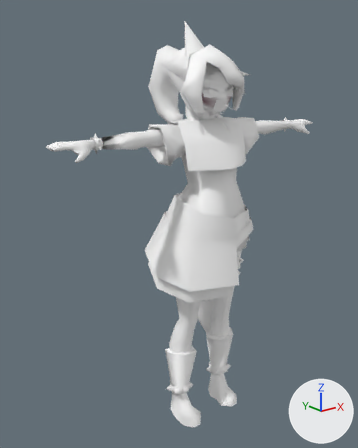
The glTF model resources/models/characters/jux/jux.glb: old version first, new version second.
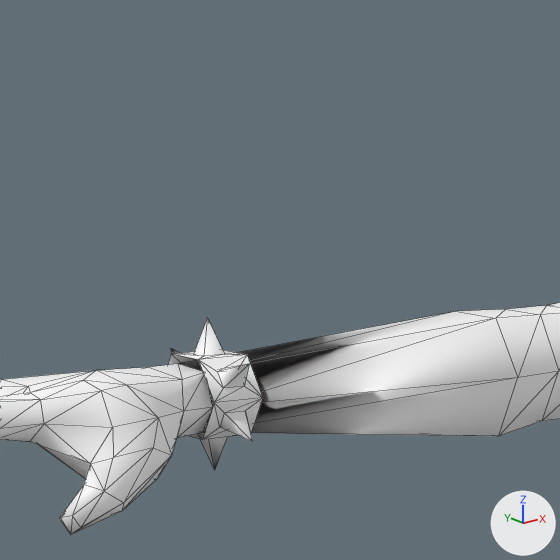
Old and new are each drawn whole from a camera (50 mm lens) standing at (-1.281, -1.419, 1.459) and looking at (-0.042, 0.129, 0.84) and again close up on the part from 19% to 40% of the width and 20% to 37% of the height. Every picture has the same lights, and +X, +Y and +Z are marked at lower right. The older version's two pictures come first. The close-ups show mesh edges as thin lines. Vertices at exactly the same position are counted once.

Script lines for the objects in view, before the commit:
```python
me_jux_model = bpy.data.meshes.new('jux_model')
me_jux_model.from_pydata(...)  # 1479 vertices, 2552 faces; spans x -0.64..0.64, y -0.18..0.35, z 0.0..1.62
me_jux_model.materials.append(mat_defaultmaterial)
ob_jux_model = bpy.data.objects.new('jux_model', me_jux_model)
ob_jux_model.location = (0.0, 0.0, 0.0)
```
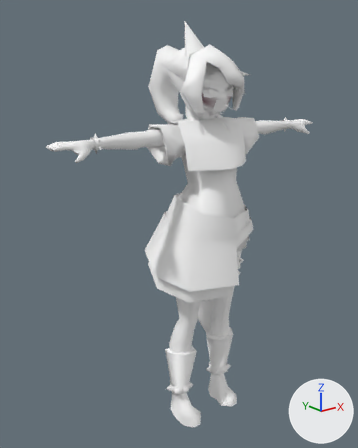
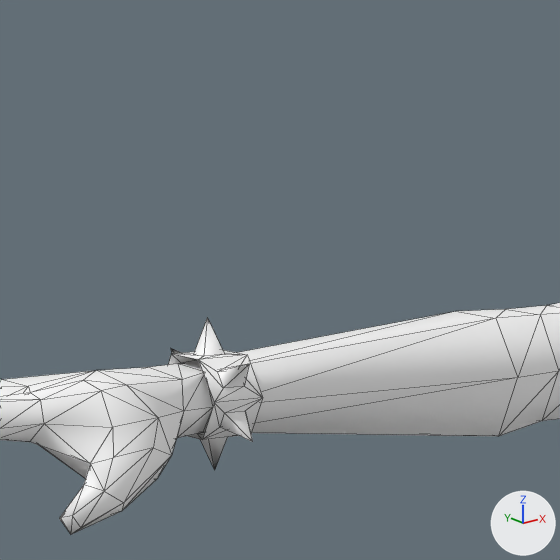
Location of each change, [x1, y1, x2, y2] in pixels of the close-ups (560 x 560 px; the box of a moved part takes in the faces that stretch with it):
part 1 of me_jux_model, moved or reshaped
    both: [0, 364, 212, 534]
part 2 of me_jux_model, recoloured
    both: [168, 318, 487, 436]

What changed in the scene script:
```text
Add mat_defaultmaterial_002:
    mat_defaultmaterial_002 = bpy.data.materials.new('DefaultMaterial.002')
    mat_defaultmaterial_002.use_nodes = True; mat_defaultmaterial_002.node_tree.nodes.clear()
    _N = mat_defaultmaterial_002.node_tree.nodes; _L = mat_defaultmaterial_002.node_tree.links
    n0 = _N.new('ShaderNodeOutputMaterial'); n0.name = 'Material Output'
    n1 = _N.new('ShaderNodeBsdfPrincipled'); n1.name = 'Principled BSDF'
    n2 = _N.new('ShaderNodeVertexColor'); n2.name = 'Color Attribute'
    _L.new(n1.outputs[0], n0.inputs[0])  # 'BSDF' to 'Surface'
    _L.new(n2.outputs[0], n1.inputs[0])  # 'Color' to 'Base Color'
Change me_jux_model:
    used by ob_jux_model
    remove me_jux_model.from_pydata(...)  # 1479 vertices, 2552 faces; spans x -0.64..0.64, y -0.18..0.35, z 0.0..1.62
    add me_jux_model.from_pydata(...)  # 1415 vertices, 2486 faces; spans x -0.64..0.64, y -0.18..0.35, z 0.0..1.62
    me_jux_model part 1
    154 faces are deleted
    154 new faces join them
    me_jux_model part 2: 2486 faces spanning x -0.64..0.64, y -0.18..0.35, z 0.0..1.62 switch from mat_defaultmaterial to mat_defaultmaterial_002
    other edits to the shape of me_jux_model do not show in these pictures
```
